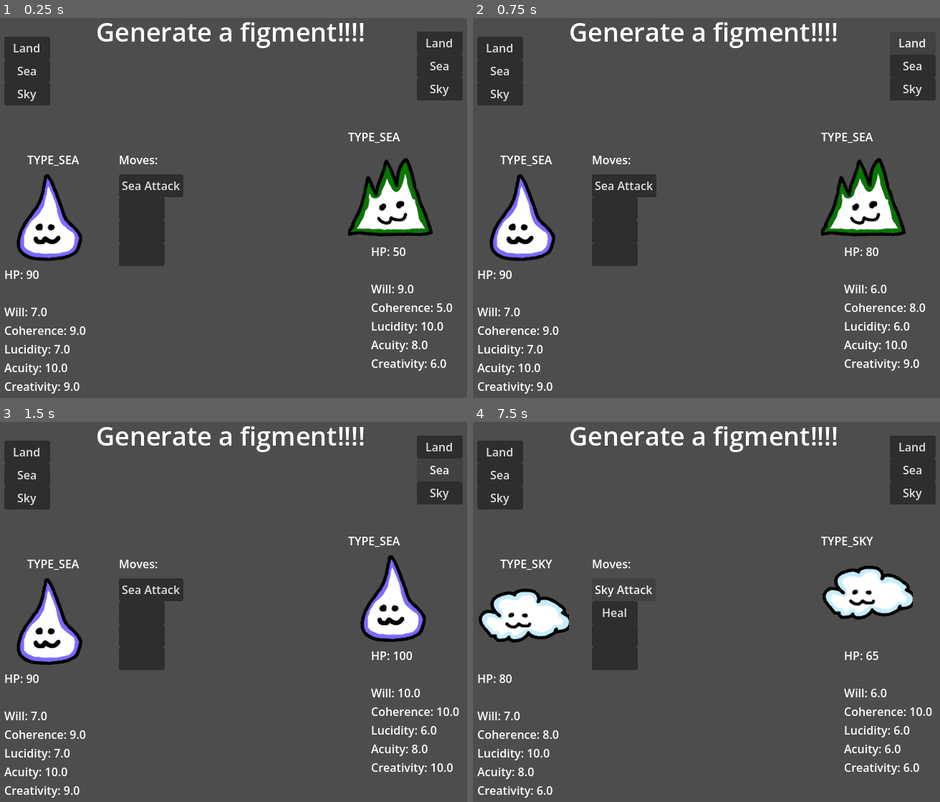
Above: before the commit, frames 1-4 (two rows, left to right).
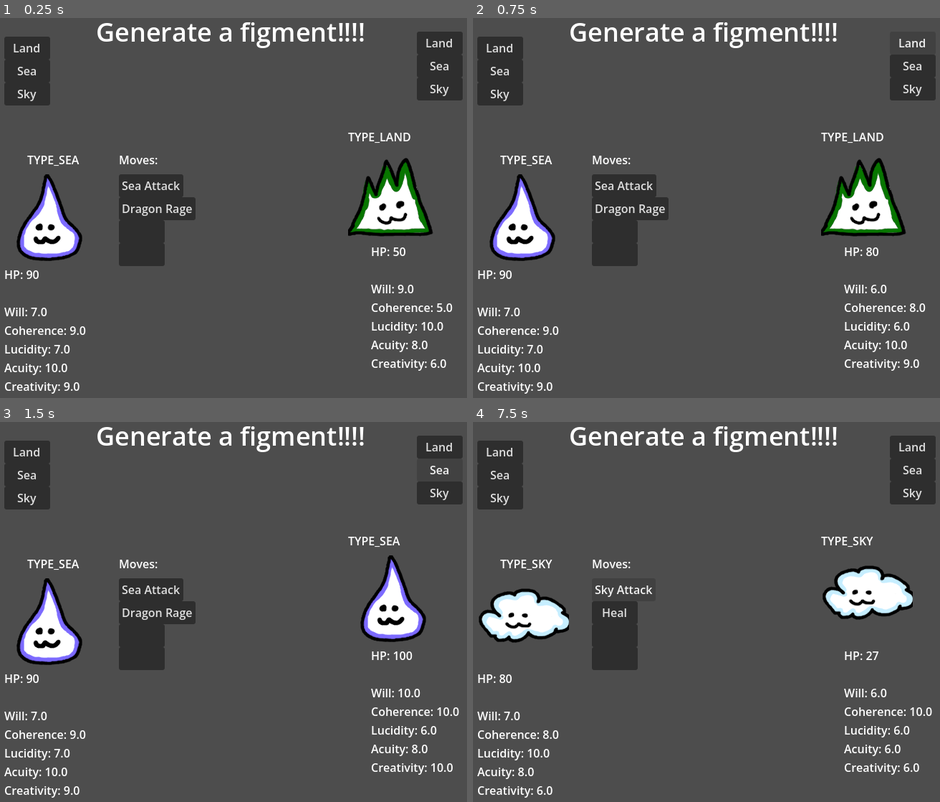
Above: after the commit, the same moments.

Repository: RubeculaBee/dream-catcher
Game: Godot game, scene res://Scenes/Rooms/figment_test.tscn
The game is run twice, just before and just after one commit, with the same random seed, the same clock (stepped at 60 frames per second) and the same inputs. This scene is started directly instead of the project's main scene. The engine's default icon, where the game draws it, is replaced by a stand-in: a white triangle on a blue panel in a dark square.
Inputs (mouse positions are in pixels of both pictures, inside the frame that each line leads up to; where the layout moved, square brackets give the same spot in the first picture):
- Up to frame 1 (0.25 s): no input
- Up to frame 2 (0.75 s): click "Land" at 0.5 s
- Up to frame 3 (1.5 s): click "Sea" at 1.25 s
- Up to frame 4 (7.5 s): click "Sky" at 2 s; click "Sea Attack" at 2.75 s; click (631, 612) [613, 612] at 3.5 s; click "Land" at 4.25 s; click "Land Attack" at 5 s; click "Sea" at 5.75 s; click "Sky" at 6.5 s; click "Sky Attack" at 7.25 s

The runs differ from the first frame. In frame 1, 0.6% of the frame differs, in the area x 26-88%, y 30-54%; in frame 2, 0.6%; in frame 3, 0.5%; in frame 4, less than 0.1%.

Commit message:
added randomness to basic damage formula

Diff:
--- a/Scripts/Figments/figment.gd
+++ b/Scripts/Figments/figment.gd
@@ -62,7 +62,8 @@
 			"creativity": Stat.new(5, 10, 2, 4)
 		},
 		[
-			Move.moveList.seaAttack
+			Move.moveList.seaAttack,
+			Move.moveList.dragonRage
 		]
 	),
 	"landTest": Blueprint.new(
--- a/Scripts/Figments/figmentTester.gd
+++ b/Scripts/Figments/figmentTester.gd
@@ -71,7 +71,7 @@
 
 func updateDummy():
 	$"Training Dummy".texture = dummy.sprite
-	$"Training Dummy/Name".text = figment.speciesName
+	$"Training Dummy/Name".text = dummy.speciesName
 	$"Training Dummy/Stats".text = "HP: %s
 
 	Will: %s
--- a/Scripts/Figments/move.gd
+++ b/Scripts/Figments/move.gd
@@ -28,7 +28,6 @@
 		print("Missed!")
 		return
 
-	const SCALAR = 1
 	var damage: float = self.power
 	var crit = rng.randf() < 0.04+(0.002*user.stats.creativity.value)
 
@@ -40,7 +39,8 @@
 	if crit:
 		print("Critical Hit!")
 		damage *= 1.5
-	damage *= SCALAR
+	damage *= (0.8 + randf()*0.4)
+
 
 	damage = max(roundi(damage), 1)
 	print("%s did %s damage to %s!" % [user.speciesName, roundi(damage), target.speciesName])
@@ -88,5 +88,12 @@
 		0,
 		Figment.Type.LIGHT,
 		func(user: Figment, _target: Figment): print("so soothing..."); user.hp += 10
+	),
+	"dragonRage": Move.new(
+		"Dragon Rage",
+		0.6,
+		40,
+		Figment.Type.DARK,
+		func(_user: Figment, target: Figment): if randf() < 0.6: target.hp -= 40
 	)
 }
